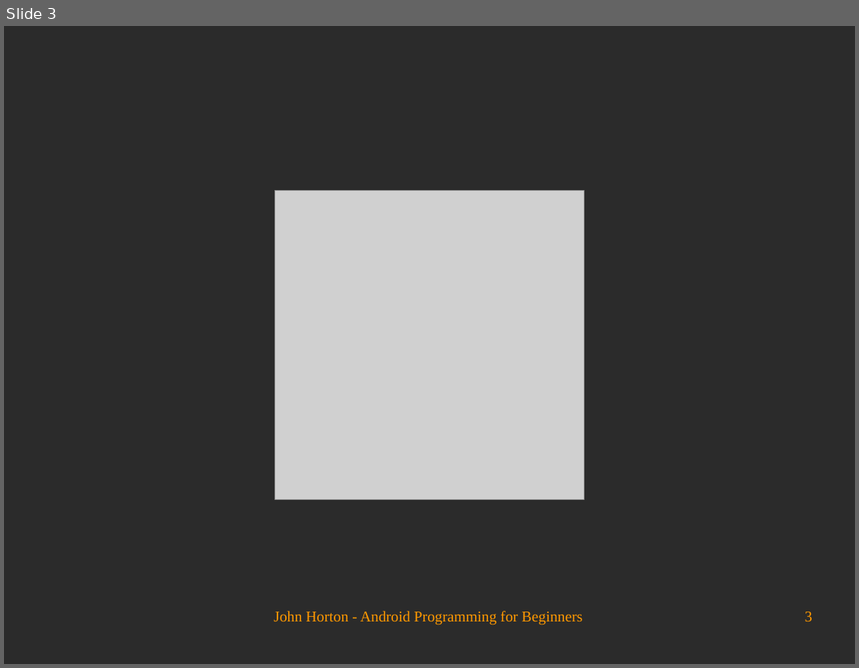
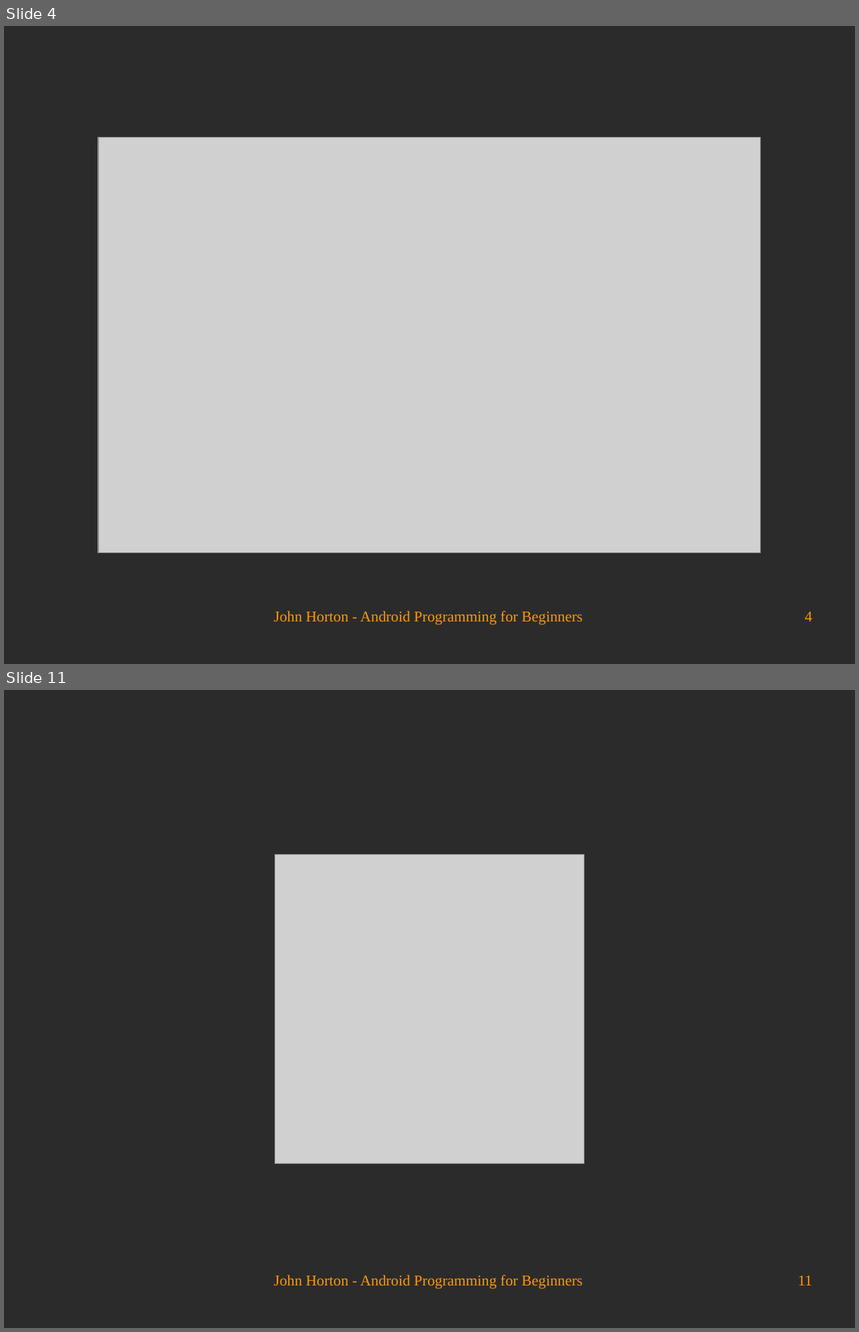
Before and after one commit to Academy-Soft-Intellect/Android-Programming-for-Beginners, a slide deck: 05_Real_World_Layouts.odp. Shown one above the other, each under a label of ours: slide 3 before the commit, slides 4 and 11 after it; the slides between them are not shown. The pictures are 859x668 and 859x1332 pixels, drawn with LibreOffice and Linux fonts; fonts in the diff are those of the drawing; grey boxes stand for pictures; background and template pictures are left out; a plain dark background stands for a picture behind light text. Boxes give left, top, right and bottom in pixels: in the first picture for what was removed or moved away, otherwise in the second. Text is boxed around its words. In the diff, an @@ line names an element or a change of style, - is before the commit and + after.

```diff
--- a/05_Real_World_Layouts.odp
+++ b/05_Real_World_Layouts.odp
@@ slide 4 added at [4, 26, 855, 664], background picture (left out) @@
@@ picture added at [98, 137, 761, 553] @@
@@ text added at [274, 611, 582, 626], 14 pt, text #FF9900 @@
+John Horton - Android Programming for Beginners
@@ page number added at [805, 612, 813, 622], 14 pt, text #FF9900 @@
+4
@@ what was slide 3 is now slide 11 @@
@@ page number at [798, 1276, 813, 1286]: text changed @@
-3
+11
```
Also in this commit, not shown: 2 slides changed, 7 other slides added.
